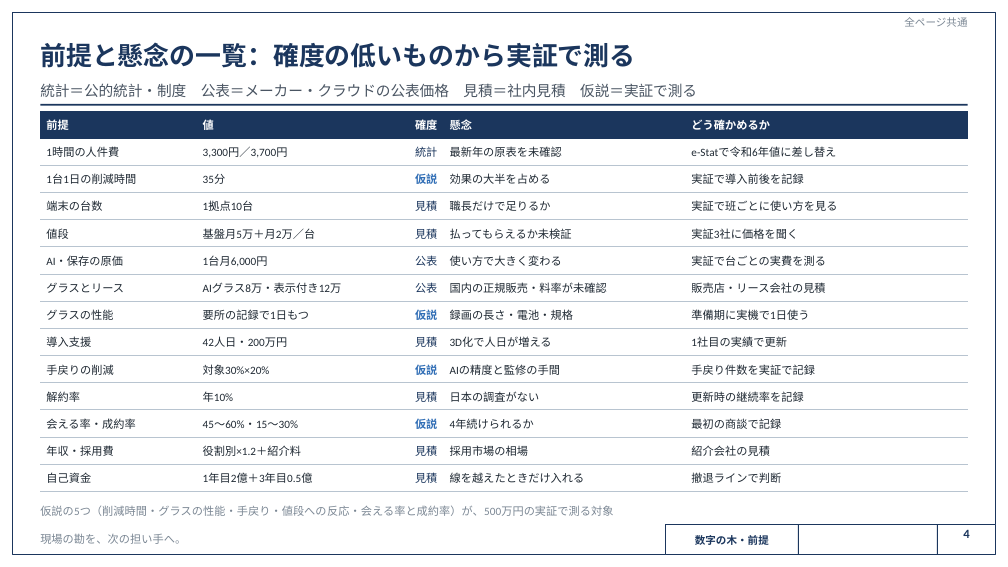
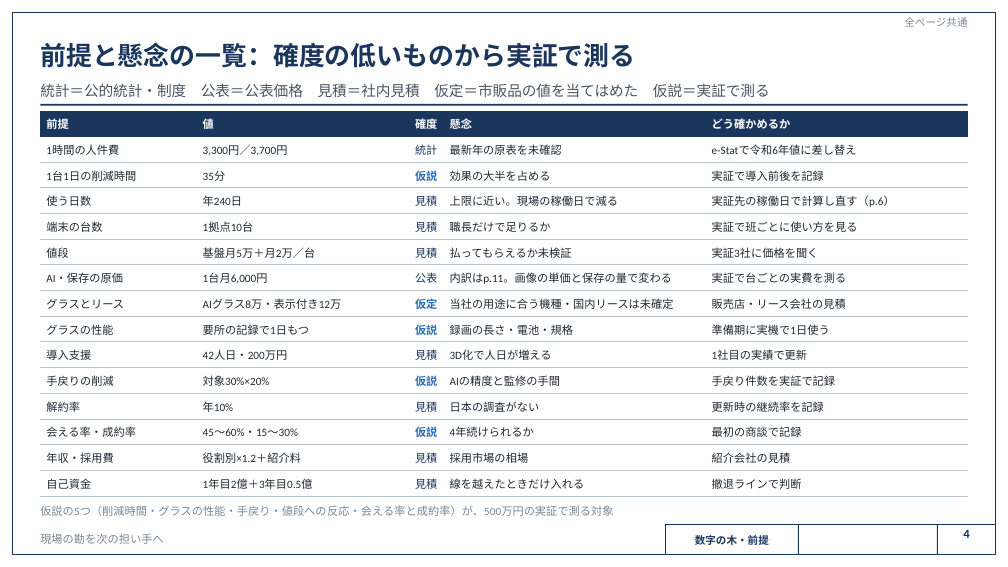
Before and after one commit to SEITOSHIKI/-ai-commute-audio-, a slide deck: slide 4 of deck/カンツギ_事業計画書_計算詳細版.pptx. Drawn at 1008x567 pixels with LibreOffice and Linux fonts; fonts in the diff are those of the drawing; background and template pictures are left out. Boxes give left, top, right and bottom in pixels: in the first picture for what was removed or moved away, otherwise in the second. Text is boxed around its words. In the diff, an @@ line names an element or a change of style, - is before the commit and + after.

```diff
--- a/deck/カンツギ_事業計画書_計算詳細版.pptx
+++ b/deck/カンツギ_事業計画書_計算詳細版.pptx
@@ text at <box>40,83,770,97</box>: text changed @@
-統計＝公的統計・制度 公表＝メーカー・クラウドの公表価格 見積＝社内見積 仮説＝実証で測る
+統計＝公的統計・制度 公表＝公表価格 見積＝社内見積 仮定＝市販品の値を当てはめた 仮説＝実証で測る
@@ table at <box>40,111,968,493</box> @@
+row 4: 使う日数 | 年240日 | 見積 | 上限に近い。現場の稼働日で減る | 実証先の稼働日で計算し直す（p.6）
-row 7, column 4: 使い方で大きく変わる
+row 7, column 4: 内訳はp.11。画像の単価と保存の量で変わる
-row 8, column 3: 公表
+row 8, column 3: 仮定
-row 8, column 4: 国内の正規販売・料率が未確認
+row 8, column 4: 当社の用途に合う機種・国内リースは未確定
@@ text at <box>40,534,164,544</box>: text changed @@
-現場の勘を、次の担い手へ。
+現場の勘を次の担い手へ
```
Also in this commit, not shown: 30 other slides changed, 34 other files.
